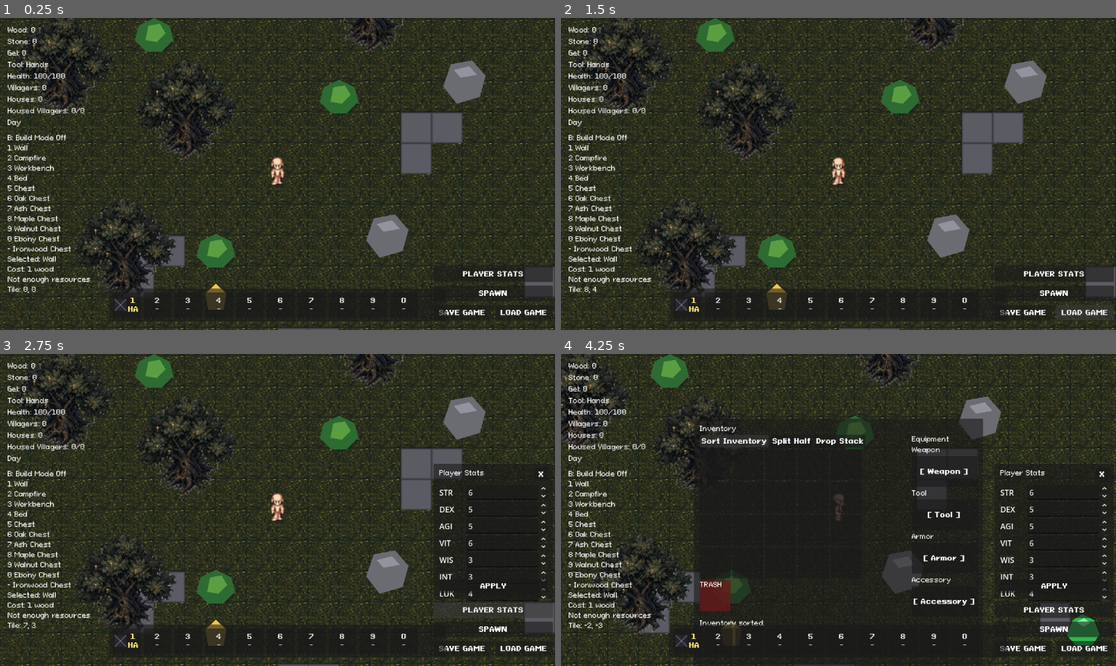
Above: before the commit, frames 1-4 (two rows, left to right).
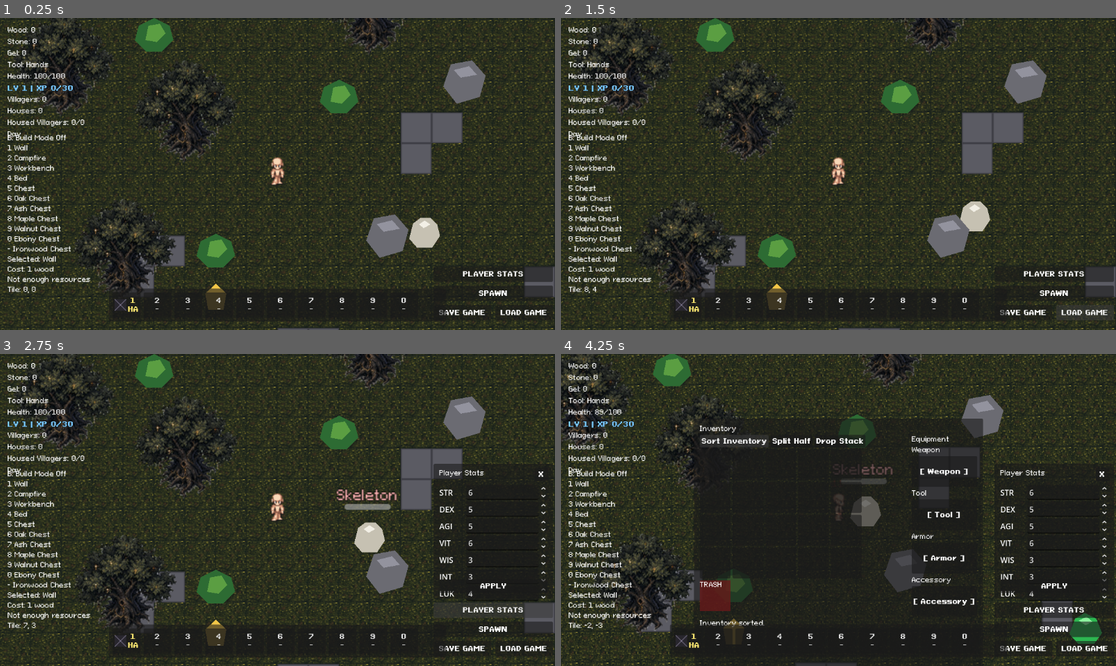
Above: after the commit, the same moments.

Repository: ramonsamagaio/Oathwake-Main
Game: Godot game, scene res://scenes/Main.tscn
The game is run twice, just before and just after one commit, with the same random seed, the same clock (stepped at 60 frames per second) and the same inputs.
Inputs (mouse positions are in pixels of both pictures, inside the frame that each line leads up to):
- Up to frame 1 (0.25 s): no input
- Up to frame 2 (1.5 s): click "SAVE GAME" at 0.5 s; click "LOAD GAME" at 1.25 s
- Up to frame 3 (2.75 s): click "PLAYER STATS" at 2 s
- Up to frame 4 (4.25 s): tap Enter at 2.75 s; move the mouse to (960, 494) at 2.77 s; hold D 2.78-3.5 s; tap I at 2.85 s; click (960, 494) at 2.92 s; tap Space at 3.02 s; click "Sort Inventory" at 3.5 s

The runs differ from the first frame. In frame 1, 0.9% of the frame differs, in the area x 1-80%, y 21-74%; in frame 2, 0.9%; in frame 3, 1.3%; in frame 4, 9.7%, in the area x 0-100%, y 0-100%.

Commit message:
PassaLevelEnemiesPadraoSpawnArea

Diff:
--- a/data/monsters.json
+++ b/data/monsters.json
@@ -33,6 +33,7 @@
 			}
 		],
 		"max_health": 76,
+		"scene_path": "res://scenes/enemies/Skeleton.tscn",
 		"xp_reward": 18,
 		"move_speed": 40,
 		"spawn_tiles": [
@@ -74,6 +75,7 @@
 			}
 		],
 		"max_health": 40,
+		"scene_path": "res://scenes/enemies/Slime.tscn",
 		"xp_reward": 8,
 		"move_speed": 42,
 		"spawn_tiles": [
--- a/scenes/Main.tscn
+++ b/scenes/Main.tscn
@@ -7,18 +7,19 @@
 [ext_resource type="Script" path="res://scripts/Main.gd" id="5_main_script"]
 [ext_resource type="Script" path="res://scripts/BuildSystem.gd" id="6_build_system_script"]
 [ext_resource type="PackedScene" path="res://scenes/enemies/Slime.tscn" id="7_slime_scene"]
-[ext_resource type="Script" path="res://scripts/world/DayNightCycle.gd" id="8_day_night_script"]
-[ext_resource type="Script" path="res://scripts/enemies/NightEnemySpawner.gd" id="9_enemy_spawner_script"]
-[ext_resource type="Script" path="res://scripts/systems/CraftingSystem.gd" id="10_crafting_system_script"]
-[ext_resource type="PackedScene" path="res://scenes/npcs/NPC.tscn" id="11_npc_scene"]
-[ext_resource type="Script" path="res://scripts/systems/HousingSystem.gd" id="12_housing_system_script"]
-[ext_resource type="Script" path="res://scripts/systems/SettlementManager.gd" id="13_settlement_manager_script"]
-[ext_resource type="PackedScene" path="res://scenes/ui/InventoryUI.tscn" id="14_inventory_ui_scene"]
-[ext_resource type="PackedScene" path="res://scenes/ui/HotbarUI.tscn" id="15_hotbar_ui_scene"]
-[ext_resource type="PackedScene" path="res://scenes/ui/CharacterStatusUI.tscn" id="16_character_status_ui_scene"]
-[ext_resource type="PackedScene" path="res://scenes/ui/StorageUI.tscn" id="17_storage_ui_scene"]
-[ext_resource type="PackedScene" path="res://scenes/ui/WorkbenchUI.tscn" id="18_workbench_ui_scene"]
-[ext_resource type="PackedScene" path="res://scenes/ResourceBush.tscn" id="19_resource_bush_scene"]
+[ext_resource type="PackedScene" path="res://scenes/enemies/Skeleton.tscn" id="8_skeleton_scene"]
+[ext_resource type="Script" path="res://scripts/world/DayNightCycle.gd" id="9_day_night_script"]
+[ext_resource type="Script" path="res://scripts/enemies/NightEnemySpawner.gd" id="10_enemy_spawner_script"]
+[ext_resource type="Script" path="res://scripts/systems/CraftingSystem.gd" id="11_crafting_system_script"]
+[ext_resource type="PackedScene" path="res://scenes/npcs/NPC.tscn" id="12_npc_scene"]
+[ext_resource type="Script" path="res://scripts/systems/HousingSystem.gd" id="13_housing_system_script"]
+[ext_resource type="Script" path="res://scripts/systems/SettlementManager.gd" id="14_settlement_manager_script"]
+[ext_resource type="PackedScene" path="res://scenes/ui/InventoryUI.tscn" id="15_inventory_ui_scene"]
+[ext_resource type="PackedScene" path="res://scenes/ui/HotbarUI.tscn" id="16_hotbar_ui_scene"]
+[ext_resource type="PackedScene" path="res://scenes/ui/CharacterStatusUI.tscn" id="17_character_status_ui_scene"]
+[ext_resource type="PackedScene" path="res://scenes/ui/StorageUI.tscn" id="18_storage_ui_scene"]
+[ext_resource type="PackedScene" path="res://scenes/ui/WorkbenchUI.tscn" id="19_workbench_ui_scene"]
+[ext_resource type="PackedScene" path="res://scenes/ResourceBush.tscn" id="20_resource_bush_scene"]
 
 [node name="Main" type="Node2D"]
 script = ExtResource("5_main_script")
@@ -112,10 +113,13 @@
 [node name="Slime" parent="World/Enemies" instance=ExtResource("7_slime_scene")]
 position = Vector2(384, 160)
 
+[node name="Skeleton" parent="World/Enemies" instance=ExtResource("8_skeleton_scene")]
+position = Vector2(160, 64)
+
 [node name="NPCs" type="Node2D" parent="World"]
 y_sort_enabled = true
 
-[node name="Villager" parent="World/NPCs" instance=ExtResource("11_npc_scene")]
+[node name="Villager" parent="World/NPCs" instance=ExtResource("12_npc_scene")]
 position = Vector2(-64, 128)
 
 [node name="Player" parent="World" instance=ExtResource("1_player_scene")]
@@ -172,32 +176,39 @@
 offset_bottom = 135.0
 text = "Health: 100/100"
 
-[node name="DayNightLabel" type="Label" parent="UI"]
-offset_left = 16.0
-offset_top = 208.0
-offset_right = 160.0
-offset_bottom = 231.0
-text = "Day"
-
-[node name="VillagersLabel" type="Label" parent="UI"]
+[node name="XpLabel" type="Label" parent="UI"]
 offset_left = 16.0
 offset_top = 136.0
 offset_right = 200.0
 offset_bottom = 159.0
-text = "Villagers: 0"
-
-[node name="HousesLabel" type="Label" parent="UI"]
+text = "LV 1 | XP 0/30"
+
+[node name="DayNightLabel" type="Label" parent="UI"]
+offset_left = 16.0
+offset_top = 232.0
+offset_right = 160.0
+offset_bottom = 255.0
+text = "Day"
+
+[node name="VillagersLabel" type="Label" parent="UI"]
 offset_left = 16.0
 offset_top = 160.0
 offset_right = 200.0
 offset_bottom = 183.0
+text = "Villagers: 0"
+
+[node name="HousesLabel" type="Label" parent="UI"]
+offset_left = 16.0
+offset_top = 184.0
+offset_right = 200.0
+offset_bottom = 207.0
 text = "Houses: 0"
 
 [node name="HousedVillagersLabel" type="Label" parent="UI"]
 offset_left = 16.0
-offset_top = 184.0
+offset_top = 208.0
 offset_right = 240.0
-offset_bottom = 207.0
+offset_bottom = 231.0
 text = "Housed Villagers: 0/0"
 
 [node name="CraftingLabel" type="Label" parent="UI"]
--- /dev/null
+++ b/scenes/enemies/Skeleton.tscn
@@ -0,0 +1,30 @@
+[gd_scene load_steps=4 format=3]
+
+[ext_resource type="Script" path="res://scripts/enemies/Slime.gd" id="1_slime_script"]
+
+[sub_resource type="CircleShape2D" id="CircleShape2D_skeleton_collision"]
+radius = 14.0
+
+[sub_resource type="CircleShape2D" id="CircleShape2D_damage_area"]
+radius = 18.0
+
+[node name="Skeleton" type="CharacterBody2D"]
+script = ExtResource("1_slime_script")
+monster_id = "skeleton"
+hop_enabled = false
+
+[node name="Body" type="Polygon2D" parent="."]
+color = Color(0.78, 0.76, 0.70, 1)
+polygon = PackedVector2Array(-14, 7, -10, -9, -2, -15, 8, -15, 15, -8, 18, 4, 10, 16, -6, 16)
+
+[node name="Highlight" type="Polygon2D" parent="."]
+color = Color(0.95, 0.94, 0.90, 1)
+polygon = PackedVector2Array(-4, -8, 2, -12, 8, -8, 1, -4)
+
+[node name="CollisionShape2D" type="CollisionShape2D" parent="."]
+shape = SubResource("CircleShape2D_skeleton_collision")
+
+[node name="DamageArea" type="Area2D" parent="."]
+
+[node name="CollisionShape2D" type="CollisionShape2D" parent="DamageArea"]
+shape = SubResource("CircleShape2D_damage_area")
--- a/scripts/Main.gd
+++ b/scripts/Main.gd
@@ -6,9 +6,9 @@
 const InventoryDebug = preload("res://scripts/systems/InventoryDebug.gd")
 const EquipmentSystem = preload("res://scripts/systems/EquipmentSystem.gd")
 const OathwakeTextStyle := preload("res://scripts/ui/OathwakeTextStyle.gd")
-const DebugMonsterScene = preload("res://scenes/enemies/Slime.tscn")
 const DebugTreeScene = preload("res://scenes/Tree.tscn")
 const DebugRockScene = preload("res://scenes/Rock.tscn")
+const MonsterSpawner = preload("res://scripts/systems/MonsterSpawner.gd")
 const SAVE_PATH := "user://savegame.json"
 const BUILD_TYPE_BED := "bed"
 
@@ -17,6 +17,7 @@
 var collected_resource_ids := {}
 var save_system := SaveSystem.new()
 var player_stat_spin_boxes := {}
+var monster_spawner := MonsterSpawner.new()
 
 @export var bed_respawn_range: float = 72.0
 
@@ -26,6 +27,7 @@
 @onready var gel_label: Label = $UI/GelLabel
 @onready var tool_label: Label = $UI/ToolLabel
 @onready var health_label: Label = $UI/HealthLabel
+@onready var xp_label: Label = $UI/XpLabel
 @onready var villagers_label: Label = $UI/VillagersLabel
 @onready var houses_label: Label = $UI/HousesLabel
 @onready var housed_villagers_label: Label = $UI/HousedVillagersLabel
@@ -54,6 +56,7 @@
 
 func _ready() -> void:
 	add_to_group("main")
+	add_child(monster_spawner)
 	_configure_save_buttons()
 	_configure_player_stats_debug_ui()
 	_configure_monster_spawn_debug_ui()
@@ -71,12 +74,17 @@
 	hotbar_ui.setup(inventory, player)
 	character_status_ui.setup(player)
 	character_status_ui.set_equipment_system(equipment_system)
+	if player.has_signal("xp_changed"):
+		player.xp_changed.connect(_update_xp_label)
+	if player.has_signal("level_changed"):
+		player.level_changed.connect(_update_xp_label_from_player)
 	save_button.pressed.connect(save_game)
 	load_button.pressed.connect(load_game)
 	_connect_resource_nodes()
 	_update_resource_labels()
 	_update_tool_label(player.get_current_tool())
 	_update_health_label(player.health, player.max_health)
+	_update_xp_label_from_player()
 	_update_settlement_labels()
 	load_game()
 
@@ -90,7 +98,10 @@
 
 func _apply_oathwake_ui_font_recursive(node: Node) -> void:
 	if node is Label:
-		OathwakeTextStyle.apply_profile_to_label(node as Label, "base_ui")
+		if node.name == "XpLabel":
+			OathwakeTextStyle.apply_profile_to_label(node as Label, "xp_number")
+		else:
+			OathwakeTextStyle.apply_profile_to_label(node as Label, "base_ui")
 	elif node is Button:
 		OathwakeTextStyle.apply_profile_to_control(node as Control, "ui_button")
 	elif node is LineEdit:
@@ -207,6 +218,7 @@
 		"world_items": _get_world_items_save_data(),
 		"unlocked_tools": player.get_unlocked_tools(),
 		"current_tool": player.get_current_tool(),
+		"player_progression": _get_player_progression_save_data(),
 		"respawn_point": _get_respawn_point_save_data(),
 		"settlement": settlement_manager.get_save_data(),
 	}
@@ -264,6 +276,7 @@
 
 	player.set_unlocked_tools(unlocked_tools)
 	player.set_current_tool(str(save_data.get("current_tool", player.get_current_tool())))
+	_load_player_progression(save_data.get("player_progression", {}))
 	_load_respawn_point(save_data.get("respawn_point", {}))
 	housing_system.validate_houses(false)
 	settlement_manager.load_save_data(save_data.get("settlement", {}))
@@ -279,6 +292,20 @@
 
 func _update_health_label(current_health: int, max_health: int) -> void:
 	health_label.text = "Health: %d/%d" % [current_health, max_health]
+
+
+func _update_xp_label(current_xp: Variant = null, xp_to_next_level: Variant = null, level: Variant = null) -> void:
+	if xp_label == null:
+		return
+
+	var xp_value := int(current_xp if current_xp != null else player.current_xp)
+	var xp_next := int(xp_to_next_level if xp_to_next_level != null else player.xp_to_next_level)
+	var level_value := int(level if level != null else player.level)
+	xp_label.text = "LV %d | XP %d/%d" % [level_value, xp_value, xp_next]
+
+
+func _update_xp_label_from_player(_level = null) -> void:
+	_update_xp_label()
 
 
 func _update_tool_label(current_tool := "") -> void:
@@ -587,10 +614,10 @@
 
 
 func _on_debug_spawn_monster_pressed(monster_id: String) -> void:
-	var monster = DebugMonsterScene.instantiate()
-	monster.monster_id = monster_id
+	var monster = monster_spawner.spawn_monster(monster_id, player.global_position + Vector2(96, 0))
+	if monster == null:
+		return
 	enemies_root.add_child(monster)
-	monster.global_position = player.global_position + Vector2(96, 0)
 	print("Spawned monster: %s" % monster_id)
 
 
@@ -851,6 +878,20 @@
 		player.clear_respawn_point()
 
 
+func _get_player_progression_save_data() -> Dictionary:
+	if not player.has_method("get_progression_data"):
+		return {}
+
+	return player.get_progression_data()
+
+
+func _load_player_progression(player_progression_data) -> void:
+	if not player.has_method("load_progression_data"):
+		return
+
+	player.load_progression_data(player_progression_data)
+
+
 func _is_bed_position_valid(respawn_position: Vector2) -> bool:
 	if not build_system.has_method("get_bed_positions"):
 		return false
--- a/scripts/Player.gd
+++ b/scripts/Player.gd
@@ -5,6 +5,8 @@
 signal attack_started
 signal attack_hit_frame
 signal attack_finished
+signal xp_changed(current_xp, xp_to_next_level, level)
+signal level_changed(level)
 
 const AnimationSetLoaderScript = preload("res://scripts/systems/AnimationSetLoader.gd")
 const PlayerAnimationControllerScript = preload("res://scripts/systems/PlayerAnimationController.gd")
@@ -40,6 +42,9 @@
 @export var show_floating_damage := true
 @export var enable_hit_flash := true
 
+var level := 1
+var current_xp := 0
+var xp_to_next_level := 30
 var health: int = 100
 var spawn_position := Vector2.ZERO
 var initial_spawn_position := Vector2.ZERO
@@ -72,6 +77,7 @@
 	initial_spawn_position = global_position
 	health = max_health
 	health_changed.emit(health, max_health)
+	xp_changed.emit(current_xp, xp_to_next_level, level)
 	tool_changed.emit(get_current_tool())
 
 
@@ -240,6 +246,33 @@
 		_die()
 
 
+func gain_xp(amount: int) -> void:
+	if amount <= 0:
+		return
+
+	var leveled_up := false
+	current_xp += amount
+	while current_xp >= xp_to_next_level:
+		current_xp -= xp_to_next_level
+		_level_up()
+		leveled_up = true
+
+	if not leveled_up:
+		xp_changed.emit(current_xp, xp_to_next_level, level)
+
+
+func _level_up() -> void:
+	level += 1
+	xp_to_next_level = int(30 + level * 18)
+	max_health += 5
+	health = max_health
+	attack_damage += 1
+	health_changed.emit(health, max_health)
+	level_changed.emit(level)
+	xp_changed.emit(current_xp, xp_to_next_level, level)
+	FloatingCombatTextSpawner.show_text("LEVEL UP", global_position + Vector2(0, -34), Color(0.55, 0.9, 1.0, 1.0), false, "xp_number")
+
+
 func heal(amount: int) -> void:
 	if amount <= 0:
 		return
@@ -269,6 +302,25 @@
 
 	if health == 0:
 		_die()
+
+
+func get_progression_data() -> Dictionary:
+	return {
+		"level": level,
+		"current_xp": current_xp,
+		"xp_to_next_level": xp_to_next_level,
+	}
+
+
+func load_progression_data(save_data) -> void:
+	if not save_data is Dictionary:
+		return
+
+	level = max(int(save_data.get("level", level)), 1)
+	current_xp = max(int(save_data.get("current_xp", current_xp)), 0)
+	xp_to_next_level = max(int(save_data.get("xp_to_next_level", xp_to_next_level)), 1)
+	xp_changed.emit(current_xp, xp_to_next_level, level)
+	level_changed.emit(level)
 
 
 func get_current_tool() -> String:
--- a/scripts/enemies/Slime.gd
+++ b/scripts/enemies/Slime.gd
@@ -369,6 +369,8 @@
 		return
 
 	FloatingCombatTextSpawner.show_xp(xp_reward, global_position + Vector2(0, -30))
+	if player != null and is_instance_valid(player) and player.has_method("gain_xp"):
+		player.call("gain_xp", xp_reward)
 
 
 func _get_vfx_profile() -> Dictionary:
--- /dev/null
+++ b/scripts/systems/MonsterSpawner.gd
@@ -0,0 +1,46 @@
+extends Node
+
+
+func get_scene_path(monster_id: String) -> String:
+	var content_db := get_node_or_null("/root/ContentDB")
+	if content_db == null or not content_db.has_method("get_monster"):
+		push_warning("MonsterSpawner could not access ContentDB.")
+		return ""
+
+	var monster_data: Dictionary = content_db.get_monster(monster_id)
+	if monster_data.is_empty():
+		return ""
+
+	var scene_path := str(monster_data.get("scene_path", ""))
+	if scene_path.is_empty():
+		push_warning("MonsterSpawner missing scene_path for monster_id: %s" % monster_id)
+		return ""
+
+	if not ResourceLoader.exists(scene_path):
+		push_warning("MonsterSpawner could not find monster scene: %s" % scene_path)
+		return ""
+
+	return scene_path
+
+
+func spawn_monster(monster_id: String, position: Vector2) -> Node:
+	var scene_path := get_scene_path(monster_id)
+	if scene_path.is_empty():
+		return null
+
+	var scene := load(scene_path)
+	if scene == null or not scene is PackedScene:
+		push_warning("MonsterSpawner could not load monster scene: %s" % scene_path)
+		return null
+
+	var monster := (scene as PackedScene).instantiate()
+	if monster == null:
+		push_warning("MonsterSpawner could not instantiate monster scene: %s" % scene_path)
+		return null
+
+	monster.set("monster_id", monster_id)
+
+	if monster is Node2D:
+		(monster as Node2D).global_position = position
+
+	return monster
--- a/scripts/ui/CharacterStatusUI.gd
+++ b/scripts/ui/CharacterStatusUI.gd
@@ -51,7 +51,8 @@
 	var equip_stats: Dictionary = equip_bonus.get("stats_bonus", {})
 
 	_set_value("Name", str(actor_data.get("display_name", "Player")))
-	_set_value("Level", str(actor_data.get("level", "N/A")))
+	_set_value("Level", str(_get_player_level(actor_data)))
+	_set_value("XP", _get_player_xp_text())
 	_set_value("HP", "%d / %d" % [int(player.health), int(player.max_health)])
 	_set_value("Tool", player.get_current_tool() if player.has_method("get_current_tool") else "N/A")
 	_set_value("Damage Range", "%d - %d (Equipped: %d - %d)" % [
@@ -134,7 +135,7 @@
 	header.add_child(close_button)
 
 	_add_separator(layout)
-	for field in ["Name", "Level", "HP", "Tool", "Damage Range", "Crit Chance", "Crit Damage", "Hit", "Flee", "Defense", "Magic Defense", "Max HP Derived", "Physical Attack", "Attack Cooldown"]:
+	for field in ["Name", "Level", "XP", "HP", "Tool", "Damage Range", "Crit Chance", "Crit Damage", "Hit", "Flee", "Defense", "Magic Defense", "Max HP Derived", "Physical Attack", "Attack Cooldown"]:
 		_add_row(layout, field)
 
 	_add_separator(layout)
@@ -211,6 +212,20 @@
 	return {}
 
 
+func _get_player_level(actor_data: Dictionary) -> int:
+	if player != null and player.has_method("get_progression_data"):
+		var progression: Dictionary = player.get_progression_data()
+		return int(progression.get("level", actor_data.get("level", 1)))
+	return int(actor_data.get("level", 1))
+
+
+func _get_player_xp_text() -> String:
+	if player != null and player.has_method("get_progression_data"):
+		var progression: Dictionary = player.get_progression_data()
+		return "%d / %d" % [int(progression.get("current_xp", 0)), int(progression.get("xp_to_next_level", 30))]
+	return "0 / 30"
+
+
 func _get_dictionary(data: Dictionary, key: String) -> Dictionary:
 	var value = data.get(key, {})
 	if value is Dictionary:
--- a/tools/content_editor/ContentEditor.gd
+++ b/tools/content_editor/ContentEditor.gd
@@ -763,11 +763,15 @@
 	form_title_label.text = "Monster: %s" % str(current_record.get("id", ""))
 	_add_line_edit("ID", "id", str(current_record.get("id", "")))
 	_add_line_edit("Display Name", "display_name", str(current_record.get("display_name", "")))
+	_add_spin_box("Level", "level", int(current_record.get("level", 1)), 1, 999999, 1)
 	_add_sprite_picker(str(current_record.get("sprite_id", "")))
 	_add_spin_box("Max Health", "max_health", int(current_record.get("max_health", 20)), 1, 999999, 1)
 	_add_spin_box("Move Speed", "move_speed", int(current_record.get("move_speed", 40)), 0, 999999, 1)
 	_add_spin_box("Damage", "damage", int(current_record.get("damage", 5)), 0, 999999, 1)
-	_add_spin_box("Attack Cooldown", "attack_cooldown", int(current_record.get("attack_cooldown", 1)), 0, 999999, 1)
+	_add_float_spin_box("Attack Cooldown", "attack_cooldown", float(current_record.get("attack_cooldown", 1.0)), 0.0, 999999.0, 0.01)
+	_add_spin_box("XP Reward", "xp_reward", int(current_record.get("xp_reward", 0)), 0, 999999, 1)
+	_add_line_edit("Scene Path", "scene_path", str(current_record.get("scene_path", "")))
+	_add_string_option_button("Behavior", "behavior", ["aggressive_contact_chaser", "passive", "stationary"], str(current_record.get("behavior", "aggressive_contact_chaser")))
 	_add_spin_box("Spawn Time Seconds", "spawn_time_seconds", int(current_record.get("spawn_time_seconds", 20)), 0, 999999, 1)
 	_add_line_edit("Spawn Tiles", "spawn_tiles", _join_string_array(current_record.get("spawn_tiles", []), ", "))
 	_add_read_only_value("Loot Table", _stringify_value(current_record.get("loot_table", [])))
@@ -3800,10 +3804,14 @@
 	current_record = {
 		"id": new_id,
 		"display_name": "New Monster",
+		"level": 1,
 		"max_health": 20,
 		"move_speed": 40,
 		"damage": 5,
 		"attack_cooldown": 1,
+		"xp_reward": 0,
+		"scene_path": "",
+		"behavior": "aggressive_contact_chaser",
 		"spawn_time_seconds": 20,
 		"spawn_tiles": ["grass"],
 		"loot_table": [],
@@ -4685,11 +4693,15 @@
 	var record := current_record.duplicate(true)
 	record["id"] = _get_line_edit_text("id")
 	record["display_name"] = _get_line_edit_text("display_name")
+	record["level"] = _get_spin_box_int("level")
 	record["sprite_id"] = selected_sprite_id
 	record["max_health"] = _get_spin_box_int("max_health")
 	record["move_speed"] = _get_spin_box_int("move_speed")
 	record["damage"] = _get_spin_box_int("damage")
-	record["attack_cooldown"] = _get_spin_box_int("attack_cooldown")
+	record["attack_cooldown"] = _get_spin_box_value("attack_cooldown")
+	record["xp_reward"] = _get_spin_box_int("xp_reward")
+	record["scene_path"] = _get_line_edit_text("scene_path")
+	record["behavior"] = _get_option_button_metadata("behavior")
 	record["spawn_time_seconds"] = _get_spin_box_int("spawn_time_seconds")
 	record["spawn_tiles"] = _parse_tags(_get_line_edit_text("spawn_tiles"))
 	if not record.has("loot_table"):
@@ -4918,6 +4930,10 @@
 	return spin_box.value
 
 
+func _get_float_spin_box_value(field_name: String) -> float:
+	return _get_spin_box_value(field_name)
+
+
 func _set_spin_box_value(field_name: String, value: int) -> void:
 	if not field_controls.has(field_name):
 		return
--- a/tools/content_editor/ContentEditorData.gd
+++ b/tools/content_editor/ContentEditorData.gd
@@ -539,6 +539,8 @@
 	if not id_error.is_empty():
 		return id_error
 
+	if int(record.get("level", 0)) < 1:
+		return "Level must be an integer greater than or equal to 1."
 	if int(record.get("max_health", 0)) < 1:
 		return "Max Health must be an integer greater than or equal to 1."
 	if float(record.get("move_speed", -1.0)) < 0.0:
@@ -547,8 +549,18 @@
 		return "Damage must be greater than or equal to 0."
 	if float(record.get("attack_cooldown", -1.0)) < 0.0:
 		return "Attack Cooldown must be greater than or equal to 0."
+	if int(record.get("xp_reward", -1)) < 0:
+		return "XP Reward must be greater than or equal to 0."
 	if float(record.get("spawn_time_seconds", -1.0)) < 0.0:
 		return "Spawn Time Seconds must be greater than or equal to 0."
+
+	var scene_path := str(record.get("scene_path", ""))
+	if not scene_path.is_empty() and not scene_path.to_lower().ends_with(".tscn"):
+		return "Scene Path must point to a .tscn scene."
+
+	var behavior := str(record.get("behavior", "aggressive_contact_chaser"))
+	if not ["aggressive_contact_chaser", "passive", "stationary"].has(behavior):
+		return "Behavior must be aggressive_contact_chaser, passive, or stationary."
 
 	var spawn_tiles = record.get("spawn_tiles", [])
 	if not spawn_tiles is Array:
Not shown: 3 places in scenes/Main.tscn that only renumber resources
Not shown, added: scripts/systems/MonsterSpawner.gd.uid
